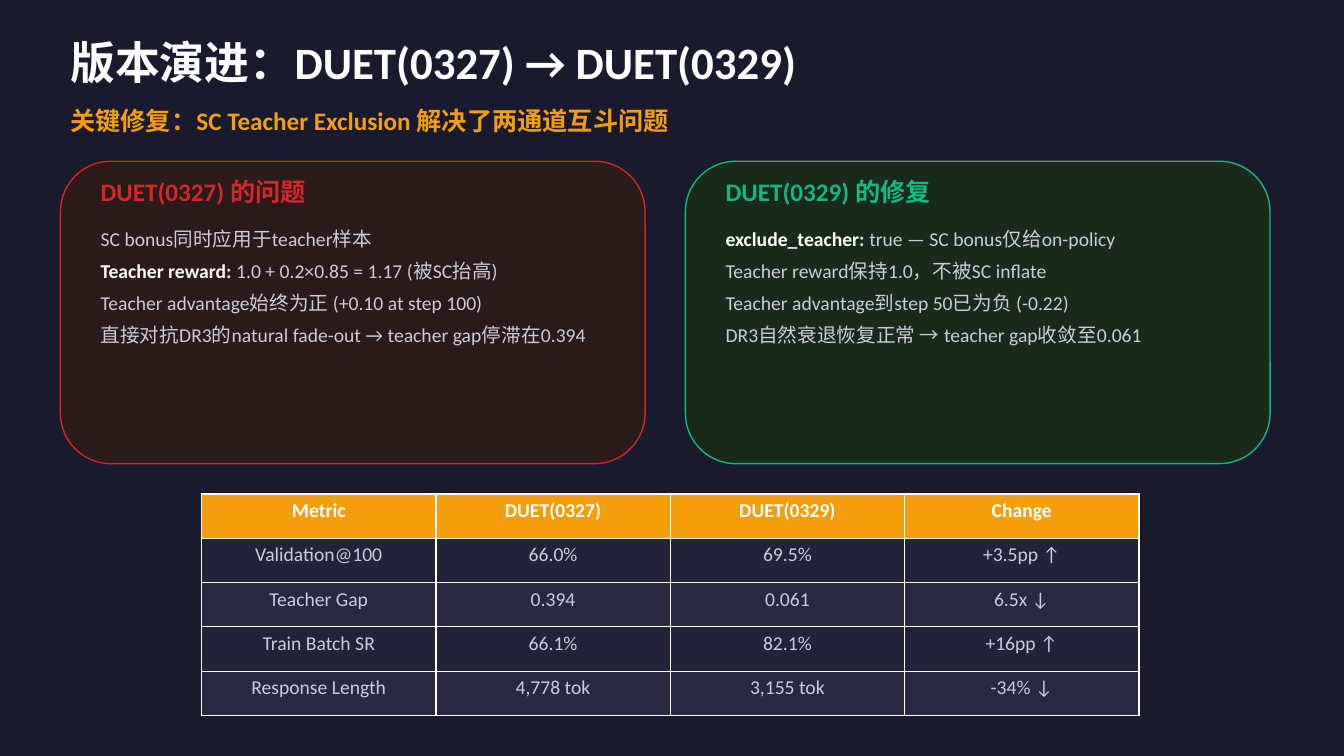
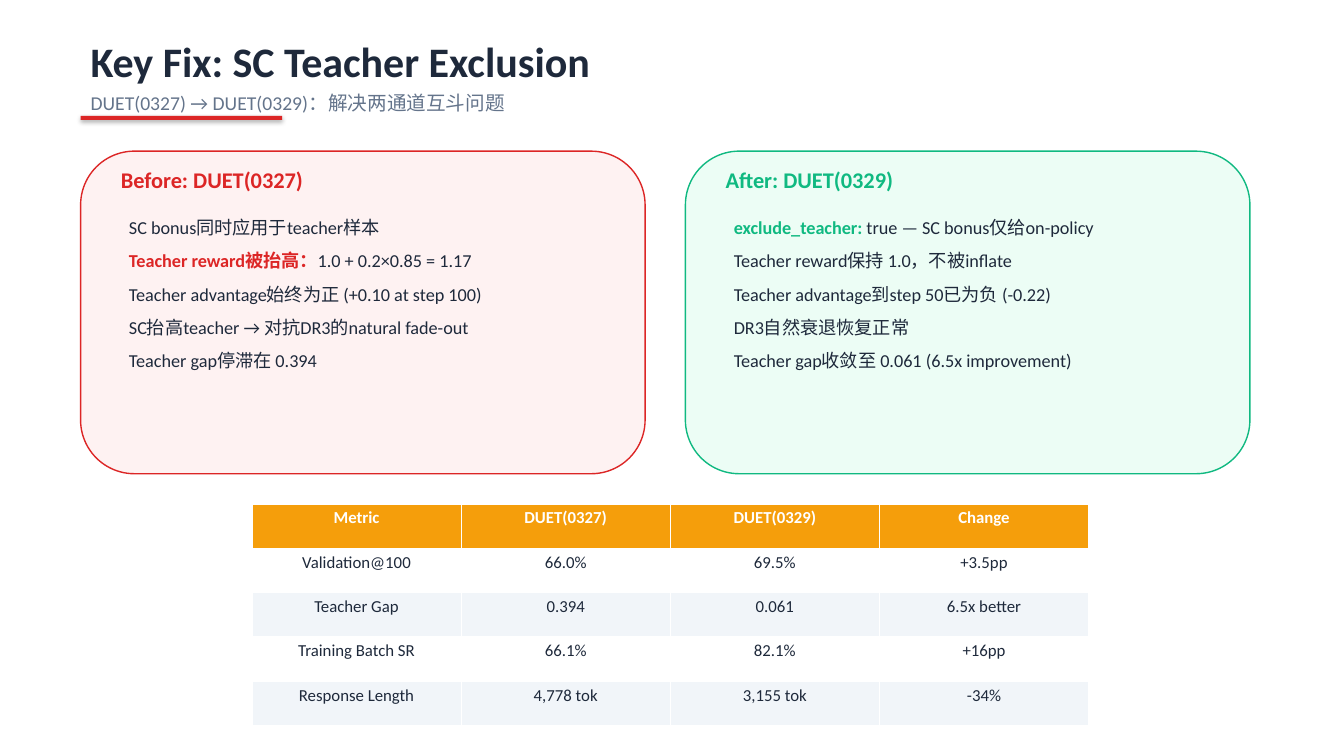
Before and after one commit to qishenghu/EvolAnalsis, a slide deck: slide 8 of analysis_outputs/duet_0329_analysis/DUET_ALFWorld_Analysis_Report.pptx. Drawn at 1344x756 pixels with LibreOffice and Linux fonts; fonts in the diff are those of the drawing. Boxes give left, top, right and bottom in pixels: in the first picture for what was removed or moved away, otherwise in the second. Text is boxed around its words. In the diff, an @@ line names an element or a change of style, - is before the commit and + after.

```diff
--- a/analysis_outputs/duet_0329_analysis/DUET_ALFWorld_Analysis_Report.pptx
+++ b/analysis_outputs/duet_0329_analysis/DUET_ALFWorld_Analysis_Report.pptx
@@ background #1A1A2E to #FFFFFF @@
@@ text at (x1=91, y1=47, x2=590, y2=84): text changed; size 32 to 30 pt; text colour #FFFFFF to #1E293B @@
-版本演进：DUET(0327) → DUET(0329)
+Key Fix: SC Teacher Exclusion
@@ rectangle added at (x1=81, y1=116, x2=282, y2=120), fill #DC2626 @@
@@ text at (x1=91, y1=94, x2=505, y2=113): text changed; size 18 to 14 pt; text colour #F59E0B to #64748B; bold off @@
-关键修复：SC Teacher Exclusion 解决了两通道互斗问题
+DUET(0327) → DUET(0329)：解决两通道互斗问题
@@ rounded rectangle resized from (x1=60, y1=161, x2=645, y2=464) to (x1=81, y1=151, x2=645, y2=474) @@
@@ rounded rectangle at (x1=81, y1=151, x2=645, y2=474): fill #2A1A1A to #FEF2F2; outline #D62728 1 pt to #DC2626 1 pt @@
@@ text at (x1=121, y1=171, x2=303, y2=191): text changed; size 18 to 16 pt; text colour #D62728 to #DC2626 @@
-DUET(0327) 的问题
+Before: DUET(0327)
@@ rounded rectangle resized from (x1=686, y1=161, x2=1270, y2=464) to (x1=686, y1=151, x2=1250, y2=474) @@
@@ rounded rectangle at (x1=686, y1=151, x2=1250, y2=474): fill #1A2A1A to #ECFDF5 @@
@@ text at (x1=726, y1=171, x2=893, y2=191): text changed; size 18 to 16 pt @@
-DUET(0329) 的修复
+After: DUET(0329)
@@ text "SC bonus同时应用于teacher样本" moved from (x1=101, y1=230, x2=586, y2=346) to (x1=129, y1=219, x2=481, y2=370) @@
@@ text at (x1=129, y1=219, x2=481, y2=304): size 14 to 13 pt, text colour #CCCCDD to #1E293B in "SC bonus同时应用于teacher样本", "Teacher advantage始终为正 (+0.10 at step 100)"; more space between paragraphs @@
@@ text "exclude_teacher: true — SC bonus仅给on-policy" moved from (x1=726, y1=230, x2=1141, y2=346) to (x1=734, y1=219, x2=1093, y2=370) @@
@@ text at (x1=734, y1=219, x2=1093, y2=304): size 14 to 13 pt in "exclude_teacher: true — SC bonus仅给on-policy", "Teacher advantage到step 50已为负 (-0.22)"; text colour #FFFFFF to #10B981 in "exclude_teacher:"; text colour #CCCCDD to #1E293B in "true — SC bonus仅给on-policy", "Teacher advantage到step 50已为负 (-0.22)"; more space between paragraphs @@
@@ text at (x1=129, y1=253, x2=471, y2=269): text changed; size 14 to 13 pt; text colour #CCCCDD to #DC2626; bold on @@
-Teacher reward: 1.0 + 0.2×0.85 = 1.17 (被SC抬高)
+Teacher reward被抬高：1.0 + 0.2×0.85 = 1.17
@@ text at (x1=734, y1=253, x2=1012, y2=269): text changed; size 14 to 13 pt; text colour #CCCCDD to #1E293B @@
-Teacher reward保持1.0，不被SC inflate
+Teacher reward保持 1.0，不被inflate
@@ text at (x1=129, y1=318, x2=468, y2=370): text changed; size 14 to 13 pt; text colour #CCCCDD to #1E293B @@
-直接对抗DR3的natural fade-out → teacher gap停滞在0.394
+SC抬高teacher → 对抗DR3的natural fade-out
+Teacher gap停滞在 0.394
@@ text at (x1=734, y1=319, x2=1071, y2=370): text changed; size 14 to 13 pt; text colour #CCCCDD to #1E293B @@
-DR3自然衰退恢复正常 → teacher gap收敛至0.061
+DR3自然衰退恢复正常
+Teacher gap收敛至 0.061 (6.5x improvement)
@@ table at (x1=252, y1=504, x2=1091, y2=726) @@
-row 2, column 4: +3.5pp ↑
+row 2, column 4: +3.5pp
-row 3, column 4: 6.5x ↓
+row 3, column 4: 6.5x better
-row 4, column 1: Train Batch SR
+row 4, column 1: Training Batch SR
-row 4, column 4: +16pp ↑
+row 4, column 4: +16pp
-row 5, column 4: -34% ↓
+row 5, column 4: -34%
@@ fill #22223A to #FFFFFF in 8 cells @@
@@ fill #282842 to #F1F5F9 in 8 cells @@
@@ size 14 to 12 pt in "Metric", "DUET(0327)", "DUET(0329)", "Change" and 11 more places @@
@@ text colour #CCCCDD to #1E293B in "Validation@100", "66.0%", "69.5%", "Teacher Gap" and 7 more places @@
@@ table resized from (x1=202, y1=494, x2=1141, y2=716) to (x1=252, y1=504, x2=1091, y2=726) @@
```
Also in this commit, not shown: 6 other slides changed, 3 slides added, 3 slides removed, 1 other file.
